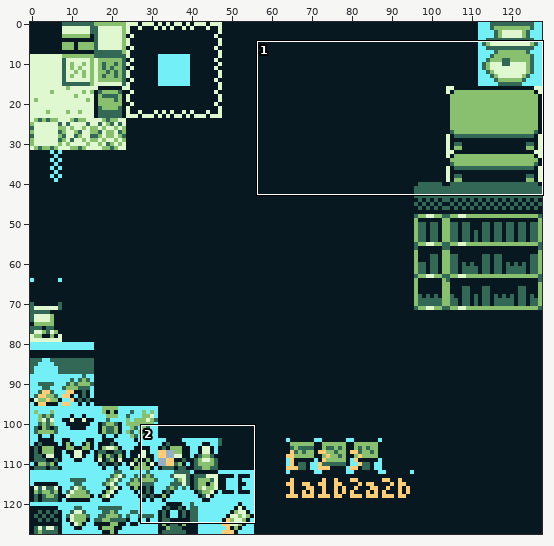
Sprite sheet -- assets/wwstp_tileset.png. The first picture is a wide view before the edit; the outline marks the close-up.
Close-up. First the earlier version:
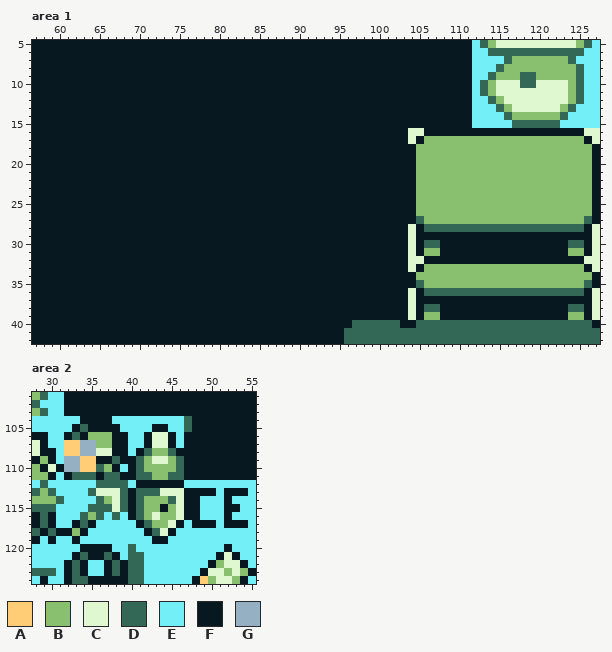
The file is 128x128 pixels. Shown: area 1: x 57..127, y 5..42; area 2: x 28..55, y 101..124.
Palette (. is transparent): A #ffcd75  B #88c070  C #e0f8d0  D #346856  E #73eff7  F #081820  G #94b0c2
Now the later version:
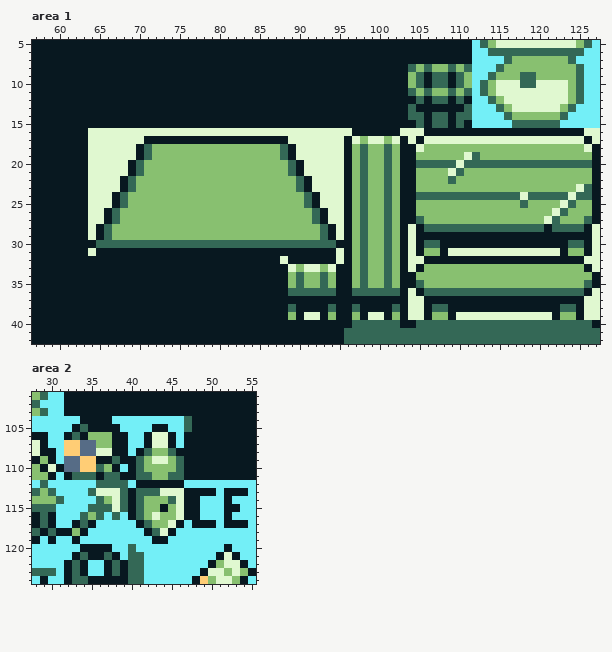
What changed:
colour G: #94b0c2 -> #566c86
Changed rows in their new state; - is a pixel that keeps its letter.
Area 1:
first column x 64:
 8 ----------------------------------------DBDBBDBD---------------
 9 ----------------------------------------BD-DD-DB---------------
10 ----------------------------------------BD-DD-DB---------------
11 ----------------------------------------DBDBBDBD---------------
12 -----------------------------------------D-DD-D----------------
13 ----------------------------------------D------D---------------
14 ----------------------------------------DD-DD-DD---------------
15 -----------------------------------------D-DD-D----------------
16 CCCCCCCCCCCCCCCCCCCCCCCCCCCCCCCCC------C-----------------------
17 CCCCCCC------------------CCCCCCC-CBCCBC---CCCCCCCCCCCCCCCCCCCC-
18 CCCCCC-DBBBBBBBBBBBBBBBBD-CCCCCC-BDBBDB--C--------------------C
19 CCCCCC-DBBBBBBBBBBBBBBBBD-CCCCCC-BDBBDB--------CD--------------
20 CCCCC-DBBBBBBBBBBBBBBBBBBD-CCCCC-BDBBDB--DDDDDCDDDDDDDDDDDDDDDD
21 CCCCC-DBBBBBBBBBBBBBBBBBBD-CCCCC-BDBBDB------CD----------------
22 CCCC-DBBBBBBBBBBBBBBBBBBBBD-CCCC-BDBBDB------D-----------------
23 CCCC-DBBBBBBBBBBBBBBBBBBBBD-CCCC-BDBBDB----------------------CD
24 CCC-DBBBBBBBBBBBBBBBBBBBBBBD-CCC-BDBBDB--DDDDDDDDDDDDDCDDDDDCDD
25 CCC-DBBBBBBBBBBBBBBBBBBBBBBD-CCC-BDBBDB---------------D----CD--
26 CC-DBBBBBBBBBBBBBBBBBBBBBBBBD-CC-BDBBDB-------------------CD---
27 CC-DBBBBBBBBBBBBBBBBBBBBBBBBD-CC-BDBBDB------------------CD----
28 C-DBBBBBBBBBBBBBBBBBBBBBBBBBBD-C-BDBBDB------------------F-----
29 C-DBBBBBBBBBBBBBBBBBBBBBBBBBBD-C-BDBBDB------------------------
30 -DDDDDDDDDDDDDDDDDDDDDDDDDDDDDD--BDBBDB------------------------
31 C------------------------------C-BDBBDB------CCCCCCCCCCCCCC----
32 ------------------------C------C-BDBBDB------------------------
33 -------------------------CBCCBC--BDBBDB------------------------
34 -------------------------BDBBDB--BDBBDB------------------------
35 -------------------------BDBBDB--BDBBDB------------------------
36 -------------------------DDDDDD--DDDDDD------------------------
37 -----------------------------------------C--------------------C
38 -------------------------D----D--D----D--CF-D--------------D-FC
39 -------------------------B-CC-B--B-CC-B--CF-B-CCCCCCCCCCCC-B-FC
Changed places in both close-ups, as pixel boxes (x1, y1, x2, y2):
changed: (88, 64, 592, 320)
changed: (64, 440, 96, 472)
